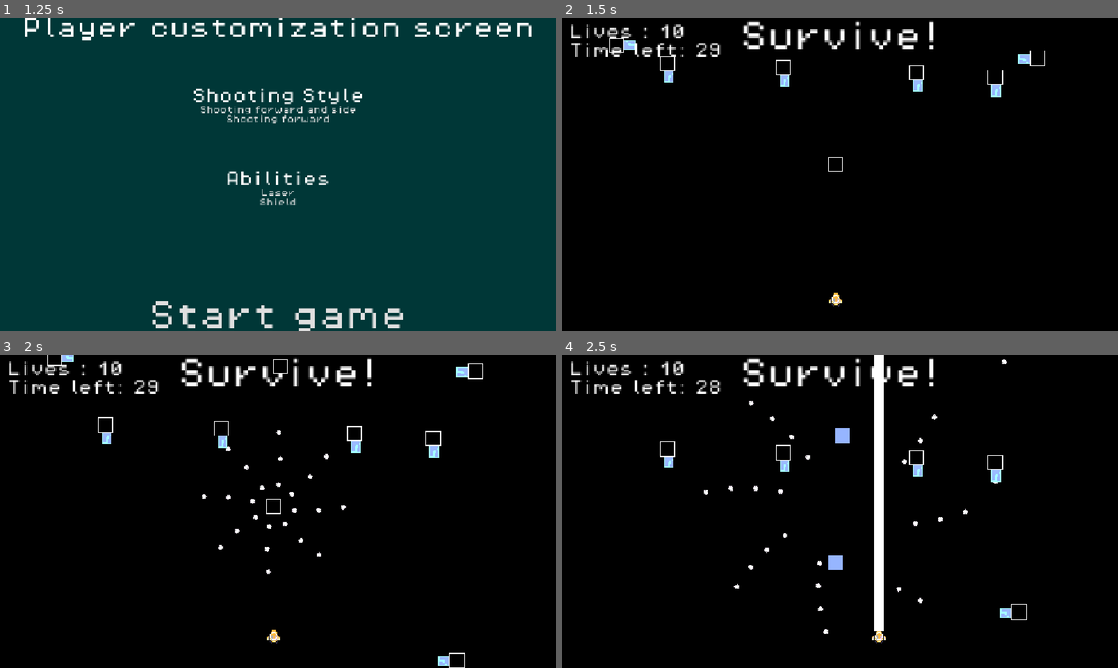
Above: before the commit, frames 1-4 (two rows, left to right).
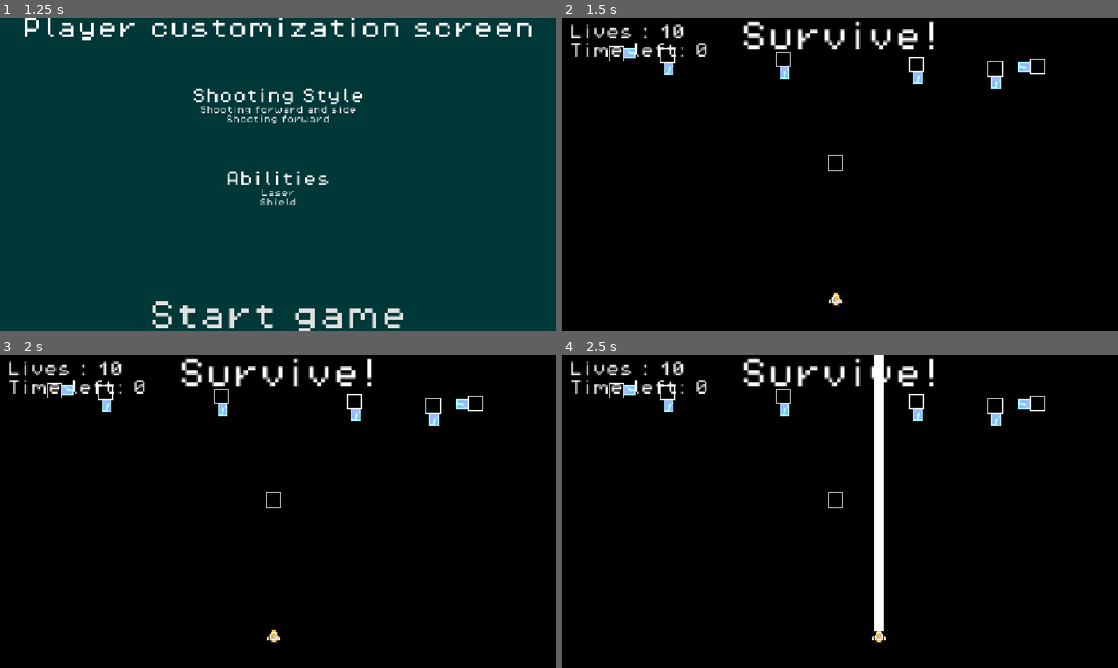
Above: after the commit, the same moments.

Repository: Draftier/Geometric-Invasion-CSS-497
Game: Godot game, scene res://scenes/UI/main_menu.tscn
Two runs of this game, one before a commit and one after it. Both use one fixed random seed, a clock stepped at 60 frames per second and the inputs below.
Inputs:
- Up to frame 1 (1.25 s): click "Singleplayer" at 0.5 s
- Up to frame 2 (1.5 s): click "Start game" at 1.25 s
- Up to frame 3 (2 s): no input
- Up to frame 4 (2.5 s): hold Right (right) from 2.03 s (still down); tap X (ability) at 2.1 s

Frame 1 is identical in both runs. In frame 2, 1.0% of the frame differs, in the area x 8-87%, y 6-50%; in frame 3, 1.7%; in frame 4, 1.7%, in the area x 8-87%, y 1-90%.
Error after the commit: Parse Error: Cannot call the parent class' virtual function "_process()" because it hasn't been defined. (res://scripts/enemy/fixed_shoot_enemy.gd:23)

Commit message:
Made it so base enemy can move in curves
TODO: Add comments

Diff:
--- a/geometric-invasion/scenes/Enemy/enemy.tscn
+++ b/geometric-invasion/scenes/Enemy/enemy.tscn
@@ -7,8 +7,10 @@
 [ext_resource type="Script" uid="uid://c8u5b5y0i25wp" path="res://scripts/enemy/directional_movement.gd" id="3_ebm38"]
 [ext_resource type="Texture2D" uid="uid://du835wqb2j21b" path="res://assets/sprites/bitmap.png" id="4_5uy6h"]
 [ext_resource type="Script" uid="uid://12171bvbqp8w" path="res://scripts/hurt_and_hit_box/hurtbox.gd" id="4_grfqg"]
+[ext_resource type="Script" uid="uid://beg1vql3x734k" path="res://scripts/enemy/point.gd" id="4_pg6jp"]
 [ext_resource type="Script" uid="uid://thlx0gtur2d4" path="res://scripts/enemy/enemy_movement_data.gd" id="4_q0kbr"]
 [ext_resource type="Script" uid="uid://dhan5ja6q4fjx" path="res://scripts/hurt_and_hit_box/hitbox.gd" id="5_eacat"]
+[ext_resource type="Script" uid="uid://bho4wgornhjo7" path="res://scripts/enemy/curve_movement.gd" id="5_lkp36"]
 [ext_resource type="PackedScene" uid="uid://dea3ckmfpjcym" path="res://scenes/Ability/ability_pickup.tscn" id="6_fx0l5"]
 
 [sub_resource type="Resource" id="Resource_ixhtt"]
@@ -29,9 +31,36 @@
 distance = 0.05
 metadata/_custom_type_script = "uid://c8u5b5y0i25wp"
 
+[sub_resource type="Resource" id="Resource_fx0l5"]
+script = ExtResource("4_pg6jp")
+x_percent = 0.05
+y_percent = 0.1
+metadata/_custom_type_script = "uid://beg1vql3x734k"
+
+[sub_resource type="Resource" id="Resource_pg6jp"]
+script = ExtResource("4_pg6jp")
+x_percent = 0.05
+metadata/_custom_type_script = "uid://beg1vql3x734k"
+
+[sub_resource type="Curve" id="Curve_fxkbx"]
+_data = [Vector2(0.15340908, 0.17977536), 0.0, 0.0, 0, 0, Vector2(0.5113637, 0.55056185), 0.0, 0.0, 0, 0, Vector2(1, 0.11235964), 0.0, 0.0, 0, 0]
+point_count = 3
+
+[sub_resource type="Resource" id="Resource_3e887"]
+script = ExtResource("5_lkp36")
+point_array = Array[ExtResource("4_pg6jp")]([SubResource("Resource_fx0l5"), SubResource("Resource_pg6jp")])
+speed_curve = SubResource("Curve_fxkbx")
+metadata/_custom_type_script = "uid://bho4wgornhjo7"
+
+[sub_resource type="Resource" id="Resource_lkp36"]
+script = ExtResource("3_ebm38")
+distance = 0.3
+metadata/_custom_type_script = "uid://c8u5b5y0i25wp"
+
 [sub_resource type="Resource" id="Resource_eacat"]
 script = ExtResource("4_q0kbr")
-movement_array = Array[ExtResource("2_ixhtt")]([SubResource("Resource_ixhtt"), SubResource("Resource_ebm38"), SubResource("Resource_q0kbr")])
+movement_array = Array[ExtResource("2_ixhtt")]([SubResource("Resource_ixhtt"), SubResource("Resource_ebm38"), SubResource("Resource_q0kbr"), SubResource("Resource_3e887"), SubResource("Resource_lkp36")])
+leave_screen = true
 metadata/_custom_type_script = "uid://thlx0gtur2d4"
 
 [sub_resource type="ShaderMaterial" id="ShaderMaterial_iywne"]
--- a/geometric-invasion/scripts/enemy/base_enemy.gd
+++ b/geometric-invasion/scripts/enemy/base_enemy.gd
@@ -22,14 +22,14 @@
 # Variable that stores the packed scene for ability pickup
 @export var power_up_charge : PackedScene
 
-# Movement variables
+# Movement variables for directional movmeent
 var direction_vector
 var target_pos : Vector2
 var function_direction
 var distance_to_move : float
 
 # Death and time state variables
-var time : float = 0.0
+var curve_time : float = 0.0
 var is_dead : bool = false
 
 # Changing variables
@@ -43,23 +43,32 @@
 	execute_movement_events()
 	pass
 
-func _process(delta: float) -> void:
-	# Store current time for possible function calculations
-	time += delta
+func _physics_process(delta: float) -> void:
+	if cur_event is DirectionalMovement:
+		# If there's a speed curve then sample the curve based on distance traveled and take speed from curve
+		if cur_event != null and cur_event.speed_curve != null:
+			distance_traveled_progress = (distance_to_move - global_position.distance_to(target_pos)) / distance_to_move
+			temp_speed = speed * cur_event.speed_curve.sample(distance_traveled_progress)
 
-	# If there's a speed curve then sample the curve based on distance traveled and take speed from curve
-	if cur_event != null and cur_event.curve != null:
-		distance_traveled_progress = (distance_to_move - global_position.distance_to(target_pos)) / distance_to_move
-		temp_speed = speed * cur_event.curve.sample(distance_traveled_progress)
-
-	# Move the enemy
-	global_position += function_direction * temp_speed * delta
+		# Move the enemy
+		global_position += function_direction * temp_speed * delta
 
 
-	# Check if global position is about equal to target pos
-	# If so then movement is finished
-	if  round(global_position) == round(target_pos):
-		movement_finished.emit()
+		# Check if global position is about equal to target pos
+		# If so then movement is finished
+		if  global_position.distance_to(target_pos) < 1.0:
+			print("Directional end pos:" ,global_position)
+			movement_finished.emit()
+
+	elif cur_event is CurveMovement:
+		if round(position) != round(cur_event.target_pos):
+			global_position = set_curved_movement(cur_event, clamp(curve_time * cur_event.speed_curve.sample(global_position.length() / cur_event.estimated_curve_length), 0.0, 1.0))
+			curve_time += delta
+		else:
+			curve_time = 0
+			movement_finished.emit()
+		pass
+
 
 
 
@@ -98,30 +107,11 @@
 
 func execute_movement_events() -> void:
 	for i in movement_events.movement_array:
-		# Check the direction type enum
-		match i.direction:
-			DirectionalMovement.direction_type.UP, DirectionalMovement.direction_type.DOWN:
-				# Claculate distance based off percentage of screen
-				distance_to_move = i.distance * screen.y
-				if i.direction == DirectionalMovement.direction_type.UP:
-					direction_vector = Vector2.UP
-				elif i.direction == DirectionalMovement.direction_type.DOWN:
-					direction_vector = Vector2.DOWN
-			DirectionalMovement.direction_type.LEFT, DirectionalMovement.direction_type.RIGHT:
-				# Claculate distance based off percentage of screen
-				distance_to_move = i.distance * screen.x
-				if i.direction == DirectionalMovement.direction_type.LEFT:
-					direction_vector = Vector2.LEFT
-				elif i.direction == DirectionalMovement.direction_type.RIGHT:
-					direction_vector = Vector2.RIGHT
-			_:
-				direction_vector = Vector2.ZERO
-		# Calculate the target position of the current movement
-		target_pos = self.position + direction_vector.normalized() * distance_to_move
-
-
-		# Variables to store initial direction and angle
-		function_direction = direction_vector
+		# If is directional movement then set relevant vars for directional movement
+		if i is DirectionalMovement:
+			set_directional_movement(i)
+		elif i is CurveMovement:
+			i.normalize_points(self, screen)
 		cur_event = i
 
 
@@ -138,18 +128,43 @@
 		execute_movement_events()
 		pass
 
+func set_directional_movement(movement : DirectionalMovement) -> void:
+	# Check the direction type enum
+		match movement.direction:
+			DirectionalMovement.direction_type.UP, DirectionalMovement.direction_type.DOWN:
+				# Claculate distance based off percentage of screen
+				distance_to_move = movement.distance * screen.y
+				if movement.direction == DirectionalMovement.direction_type.UP:
+					direction_vector = Vector2.UP
+				elif movement.direction == DirectionalMovement.direction_type.DOWN:
+					direction_vector = Vector2.DOWN
+			DirectionalMovement.direction_type.LEFT, DirectionalMovement.direction_type.RIGHT:
+				# Claculate distance based off percentage of screen
+				distance_to_move = movement.distance * screen.x
+				if movement.direction == DirectionalMovement.direction_type.LEFT:
+					direction_vector = Vector2.LEFT
+				elif movement.direction == DirectionalMovement.direction_type.RIGHT:
+					direction_vector = Vector2.RIGHT
+			_:
+				direction_vector = Vector2.ZERO
+		# Calculate the target position of the current movement
+		target_pos = self.position + direction_vector.normalized() * distance_to_move
+
+		# Variables to store initial direction and angle
+		function_direction = direction_vector
+
 func leave_screen() -> void:
 	# Move using previous direction vector until out of screen
 	function_direction = direction_vector
 
-## Function to take percentages of points and have them be vector2's with pixel values of screen
-#func normalize_points() -> void:
-	## Add the initial position to beginning of vector
-	#normalized_vec2_array.append(global_position)
-	## Iterate through all points and multiply the percent given by x and y screen size
-	#for i in point_array:
-		#var temp_vec = Vector2(global_position.x + (i.x_percent * screen.x), global_position.y + (i.y_percent * screen.y))
-		#normalized_vec2_array.append(temp_vec)
-		## Add to curve length
-		#estimated_curve_length += temp_vec.length()
-		#pass
+func set_curved_movement(movement : CurveMovement, t : float) -> Vector2:
+
+	var temp_array : Array[Vector2] = []
+
+	for i in range(movement.normalized_vec2_array.size()):
+		if i + 1 < movement.normalized_vec2_array.size():
+			var temp : Vector2 = movement.normalized_vec2_array[i].lerp(movement.normalized_vec2_array[i+1], t)
+			temp_array.append(temp)
+
+	var to_return = temp_array[0].lerp(temp_array[temp_array.size()-1], t)
+	return to_return
--- a/geometric-invasion/scripts/enemy/curve_movement.gd
+++ b/geometric-invasion/scripts/enemy/curve_movement.gd
@@ -1,6 +1,21 @@
 extends Movement
 class_name CurveMovement
 
-# Points used to move around the curve
-@export var x_percent : float
-@export var y_percent : float
+var normalized_vec2_array : Array[Vector2] = []
+var estimated_curve_length : float = 0.0
+var target_pos : Vector2
+
+@export var point_array : Array[Point] = []
+
+# Function to take percentages of points and have them be vector2's with pixel values of screen
+func normalize_points(node : Node2D, screen_size : Vector2) -> void:
+	# Add the initial position to beginning of vector
+	normalized_vec2_array.append(node.global_position)
+	# Iterate through all points and multiply the percent given by x and y screen size
+	for i in point_array:
+		var temp_vec = Vector2(node.global_position.x + (i.x_percent * screen_size.x), node.global_position.y + (i.y_percent * screen_size.y))
+		normalized_vec2_array.append(temp_vec)
+		# Add to curve length
+		estimated_curve_length += temp_vec.length()
+
+	target_pos = normalized_vec2_array[normalized_vec2_array.size() - 1]
--- a/geometric-invasion/scripts/enemy/movement_base.gd
+++ b/geometric-invasion/scripts/enemy/movement_base.gd
@@ -1,4 +1,4 @@
 extends Resource
 class_name Movement
 
-@export var curve : Curve
+@export var speed_curve : Curve
--- /dev/null
+++ b/geometric-invasion/scripts/enemy/point.gd
@@ -0,0 +1,6 @@
+extends Resource
+class_name Point
+
+# Points stored as percentages of x and y direction of the screen
+@export var x_percent : float
+@export var y_percent : float
--- a/geometric-invasion/test.gd
+++ b/geometric-invasion/test.gd
@@ -79,6 +79,9 @@
 
 		# Interpolate the global position by the returned vector2, with a time affected by the speed curve clamped between 0.0 and 1.0
 		global_position = _bezier_array(normalized_vec2_array, clamp(time * speed_curve.sample(global_position.length() / estimated_curve_length), 0.0, 1.0))
+		#print(global_position.length())
+		#print(estimated_curve_length)
+		print(_bezier_array(normalized_vec2_array, clamp(time * speed_curve.sample(global_position.length() / estimated_curve_length), 0.0, 1.0)))
 
 		# Other global_position interpolations for testing
 		#global_position = _bezier_array(normalized_vec2_array, time * speed_curve.sample(global_position.length() / estimated_curve_length))
--- a/geometric-invasion/test.tscn
+++ b/geometric-invasion/test.tscn
@@ -13,17 +13,6 @@
 [sub_resource type="Resource" id="Resource_6uqi0"]
 script = ExtResource("3_6uqi0")
 x_percent = 0.3
-y_percent = 0.3
-metadata/_custom_type_script = "uid://b41wph8phx6qg"
-
-[sub_resource type="Resource" id="Resource_ppyta"]
-script = ExtResource("3_6uqi0")
-x_percent = 0.8
-metadata/_custom_type_script = "uid://b41wph8phx6qg"
-
-[sub_resource type="Resource" id="Resource_ykrsh"]
-script = ExtResource("3_6uqi0")
-x_percent = 0.9
 metadata/_custom_type_script = "uid://b41wph8phx6qg"
 
 [sub_resource type="Curve" id="Curve_6uqi0"]
@@ -37,7 +26,7 @@
 scale = Vector2(0.5, 0.5)
 texture = ExtResource("1_8uh7m")
 script = ExtResource("2_6uqi0")
-point_array = Array[ExtResource("3_6uqi0")]([SubResource("Resource_vbegm"), SubResource("Resource_6uqi0"), SubResource("Resource_ppyta"), SubResource("Resource_ykrsh")])
+point_array = Array[ExtResource("3_6uqi0")]([SubResource("Resource_vbegm"), SubResource("Resource_6uqi0")])
 speed_curve = SubResource("Curve_6uqi0")
 
 [node name="Line2D" type="Line2D" parent="Sprite2D" unique_id=171166292]
Not shown, added: geometric-invasion/scripts/enemy/point.gd.uid
